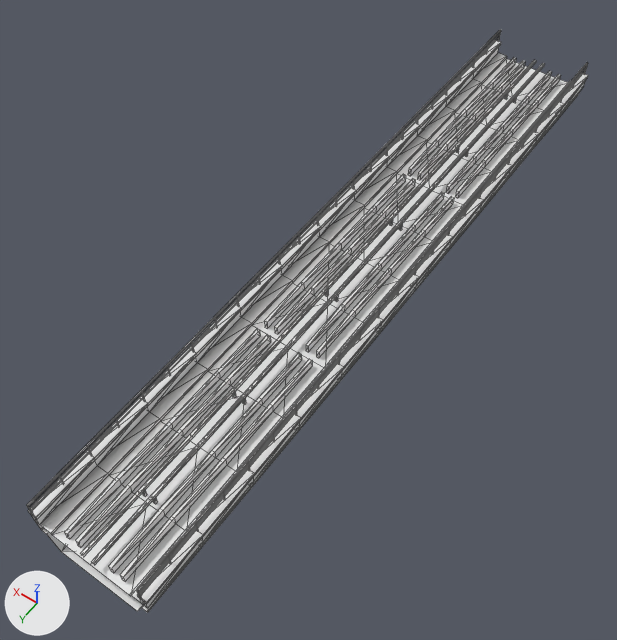
The OBJ model Resources/Meshes/Elevated_Pavement.obj, before and after one commit.
The view is the same before and after, from a camera (50 mm lens) standing at (-23.9, 41.3, 52.6) and looking at (1.5, 5.8, -3.2). The axes (+X, +Y, +Z) are drawn at lower left. The lights are the same throughout. Mesh edges are drawn as thin lines. Where no turn or scale is listed for an object, it has been applied to the vertices.

In view in the first picture: 'Elevated_Pavement'.
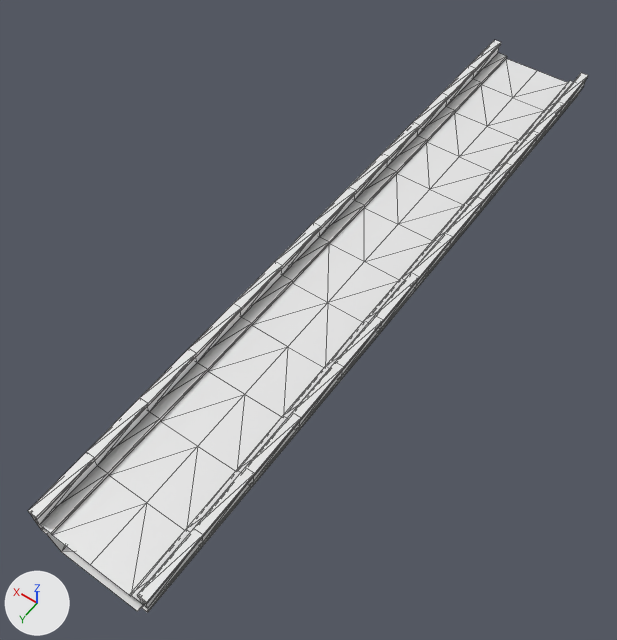
Where the change shows, as pixel boxes [x1, y1, x2, y2] in the pictures (617 x 640 px):
'Elevated_Pavement', reshaped: before [27, 30, 588, 613]; after [28, 40, 588, 613]
part 1 of me_elevated_pavement, deleted: before [27, 30, 588, 599]

Edits to the bpy script that builds the scene:
```text
Change me_elevated_pavement:
    used by ob_elevated_pavement; location = (0.0, 0.0, 0.0)
    remove me_elevated_pavement.from_pydata(...)  # 1351 vertices, 1968 faces; spans x -5.2..5.2, y -32.0..32.0, z -3.0..2.7
    add me_elevated_pavement.from_pydata(...)  # 377 vertices, 648 faces; spans x -5.2..5.2, y -32.0..32.0, z -3.0..1.3
    me_elevated_pavement part 1: 82 loose pieces with 974 vertices, spanning x -4.8..4.8, y -32.0..32.0, z -0.3..2.7, are deleted
```
